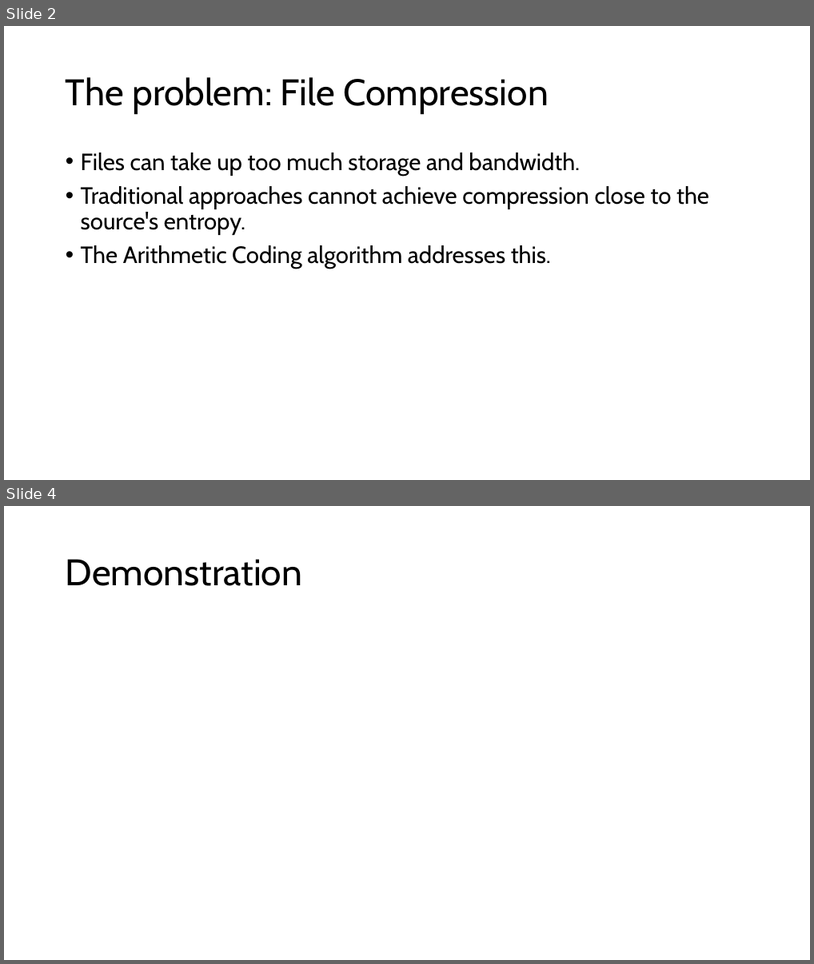
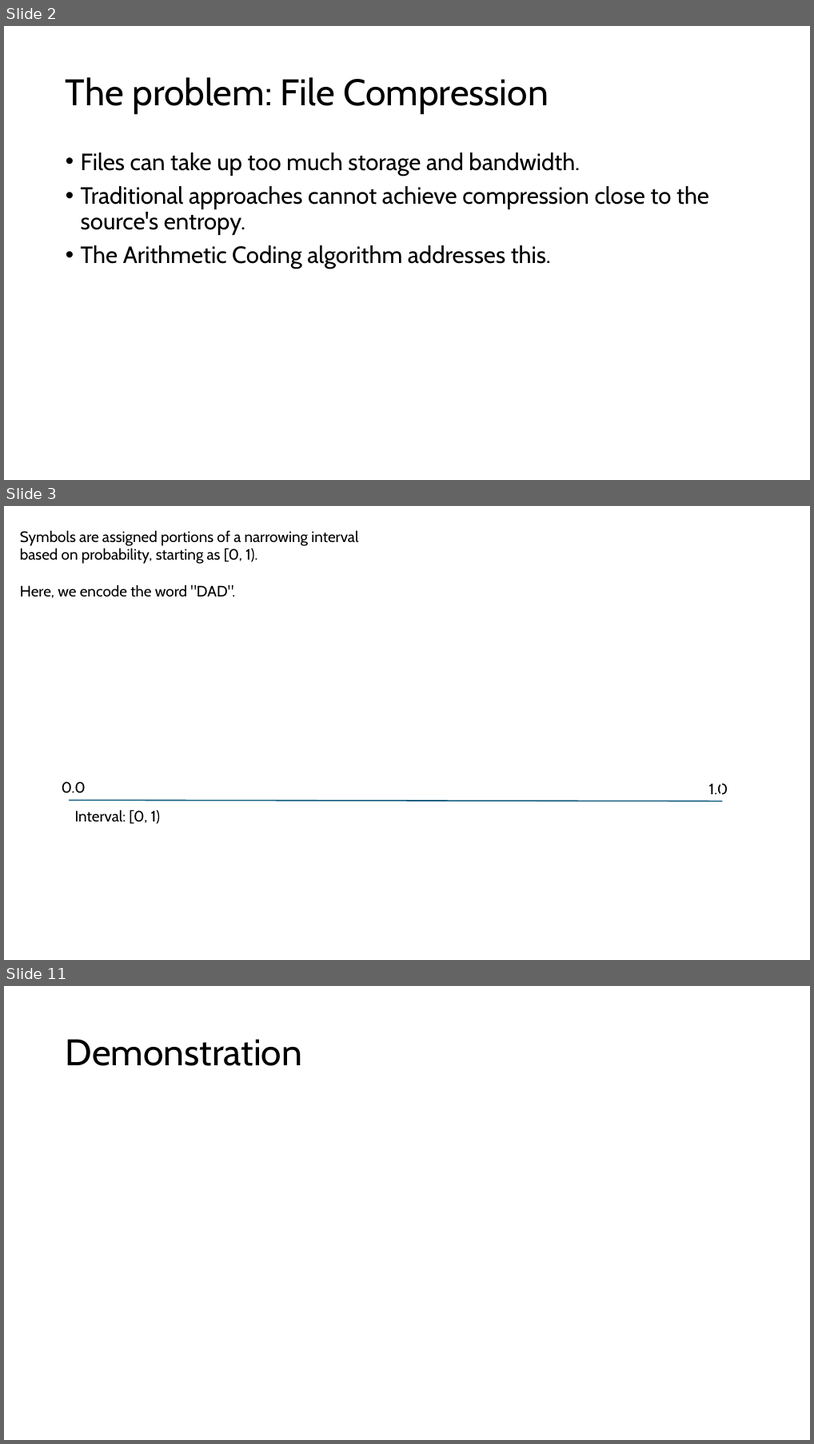
Before and after one commit to Tom-Croft/ECM3428, a slide deck: project_presentation.pptx. Shown one above the other, each under a label of ours: slides 2 and 4 before the commit, slides 2, 3 and 11 after it; the slides between them are not shown. The pictures are 814x964 and 814x1444 pixels, drawn with LibreOffice and Linux fonts; fonts in the diff are those of the drawing. Boxes give left, top, right and bottom in pixels: in the first picture for what was removed or moved away, otherwise in the second. Text is boxed around its words. In the diff, an @@ line names an element or a change of style, - is before the commit and + after.

```diff
--- a/project_presentation.pptx
+++ b/project_presentation.pptx
@@ slide 3 added at [4, 506, 810, 960], background #FFFFFF @@
@@ text added at [20, 530, 358, 598], 18 pt, text #000000 @@
+Symbols are assigned portions of a narrowing interval based on probability, starting as [0, 1).
+Here, we encode the word "DAD".
@@ text added at [62, 781, 86, 793], 18 pt, text #000000 @@
+0.0
@@ rectangle added at [69, 776, 70, 800], fill #FFFFFF, outline #FFFFFF 1.5 pt @@
@@ text added at [710, 783, 729, 795], 18 pt, text #000000 @@
+1.0
@@ rectangle added at [722, 776, 722, 800], fill #FFFFFF, outline #FFFFFF 1.5 pt @@
@@ line added from (69, 800) to (722, 801), #156082 1.5 pt @@
@@ text added at [75, 809, 160, 824], 18 pt, text #000000 @@
+Interval: [0, 1)
@@ what was slide 4 is now slide 11 @@
```
Also in this commit, not shown: 7 other slides added, 1 slide removed.
